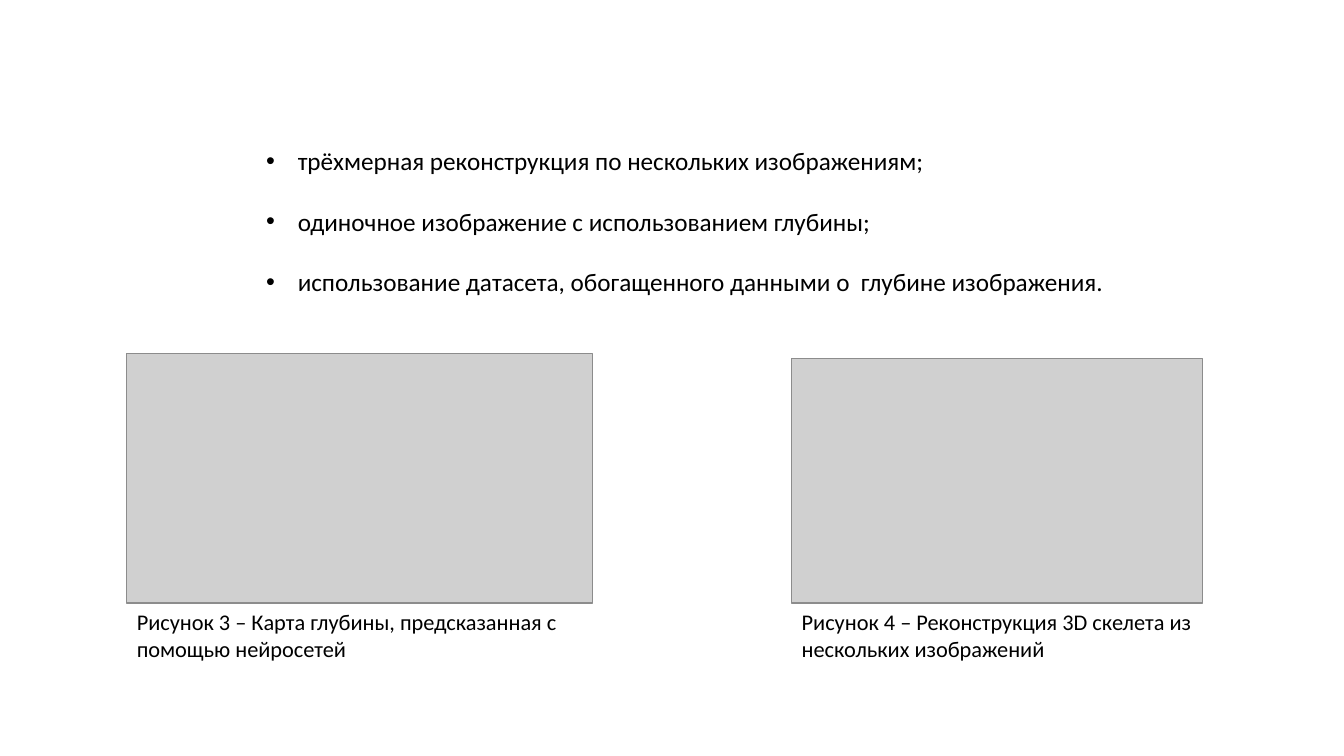
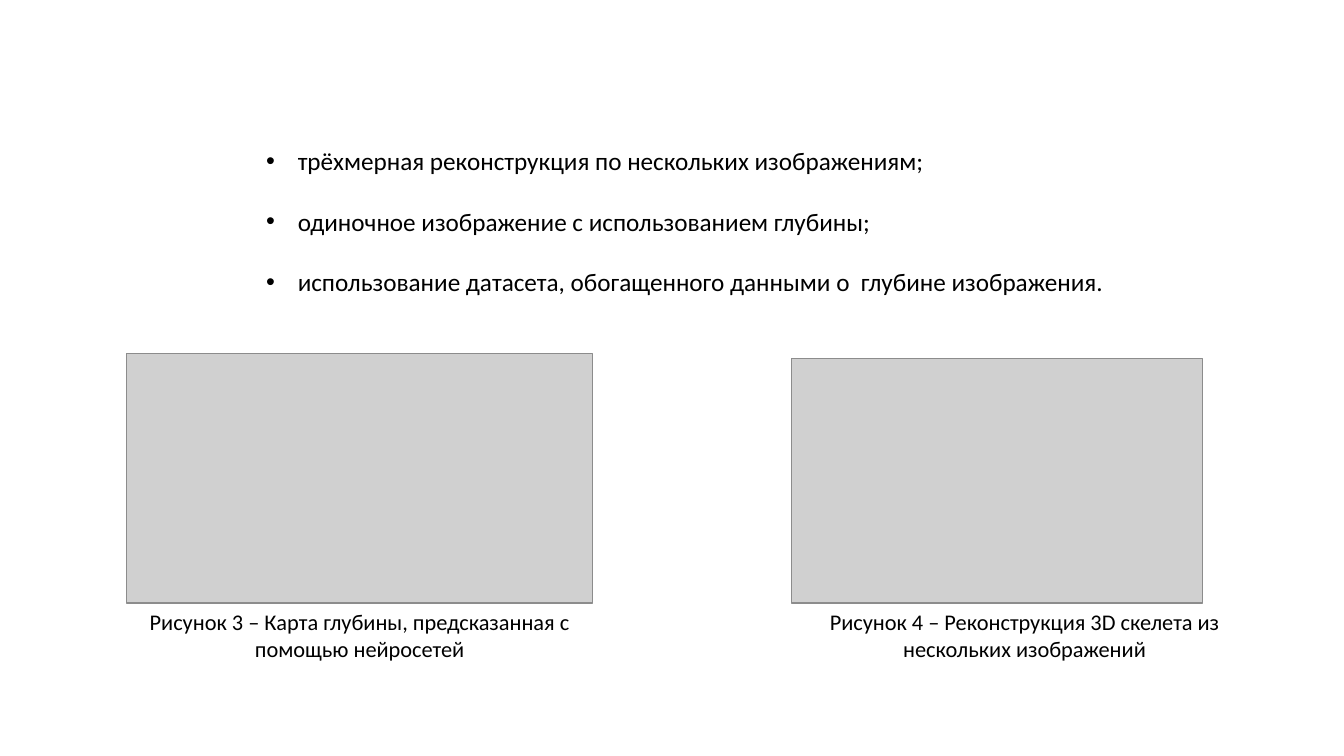
Before and after one commit to l1can13/bachelors-thesis, a slide deck: slide 5 of ВКРБ_Сорока Александр_Презентация.pptx. Drawn at 1344x756 pixels with LibreOffice and Linux fonts; fonts in the diff are those of the drawing; grey boxes stand for pictures; background and template pictures are left out. Boxes give left, top, right and bottom in pixels: in the first picture for what was removed or moved away, otherwise in the second. Text is boxed around its words. In the diff, an @@ line names an element or a change of style, - is before the commit and + after.

```diff
--- a/ВКРБ_Сорока Александр_Презентация.pptx
+++ b/ВКРБ_Сорока Александр_Презентация.pptx
@@ text "Рисунок 3 – Карта глубины, ..." at [150,614,569,661]: alignment left to centre @@
@@ text "Рисунок 4 – Реконструкция 3D ..." at [830,615,1220,661]: alignment left to centre @@
```
Also in this commit, not shown: 2 other slides changed, 1 slide added.
